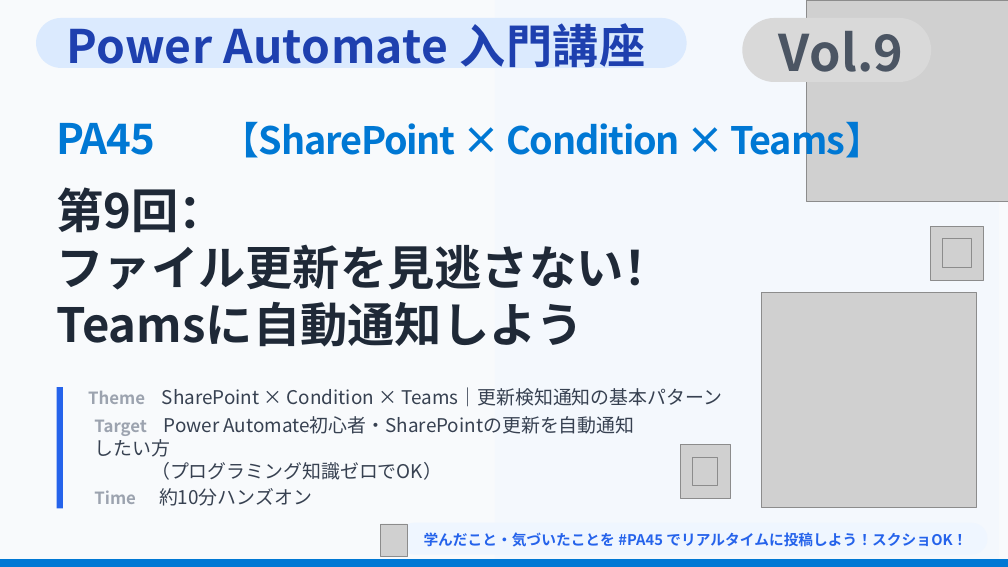
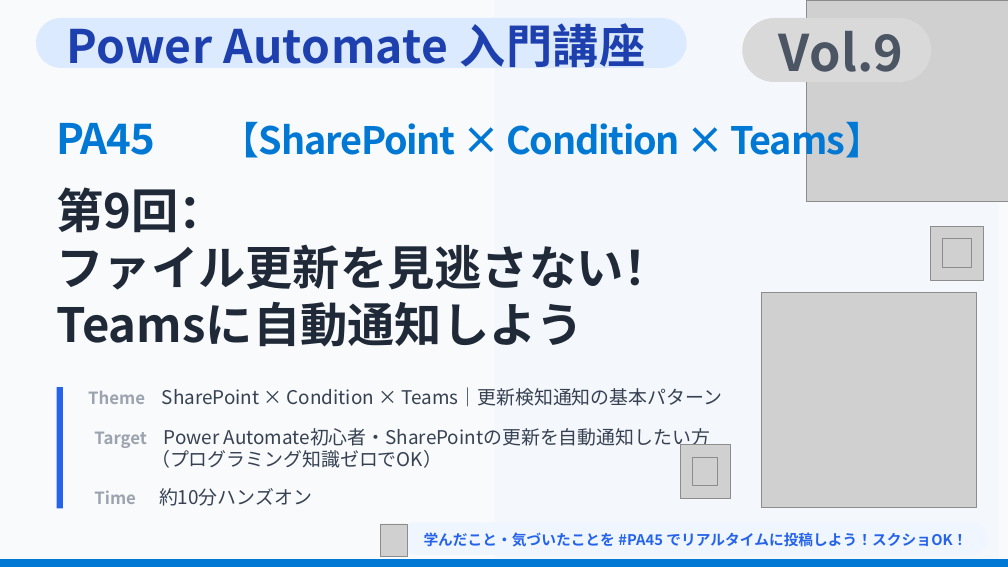
Before and after one commit to Haru-PowerPlatform/pa45, a slide deck: slide 3 of assets/pa45/P009_PA45_SharePointTeams_20260507.pptx (slide 2 before the commit). Drawn at 1008x567 pixels with LibreOffice and Linux fonts; fonts in the diff are those of the drawing; grey boxes stand for pictures; background and template pictures are left out. Boxes give left, top, right and bottom in pixels: in the first picture for what was removed or moved away, otherwise in the second. Text is boxed around its words. In the diff, an @@ line names an element or a change of style, - is before the commit and + after.

Commit message:
feat: PA45 Vol.9 PPTXに事前準備スライド（slide 2）追加

```diff
--- a/assets/pa45/P009_PA45_SharePointTeams_20260507.pptx
+++ b/assets/pa45/P009_PA45_SharePointTeams_20260507.pptx
@@ text "Target Power Automate初心者・SharePointの更新を自動通知したい方" rewrapped from <box>151,416,635,480</box> to <box>94,428,710,468</box> @@
```
Also in this commit, not shown: 3 other slides changed, 1 slide added, 1 other file.
